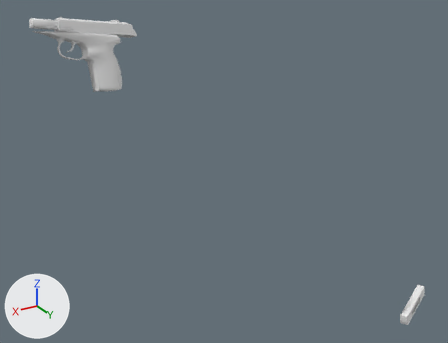
A saved change to the OBJ model Vertex_Animation_Compiler/Assets/Makarov_Pistol_Reload154.obj.
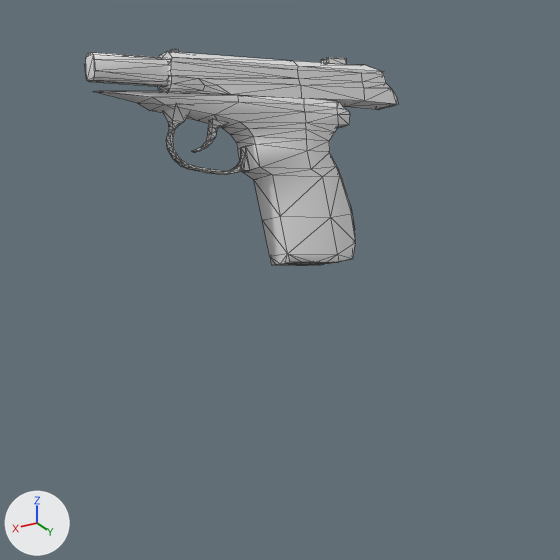
The first picture shows the older version from a 50 mm lens placed at (0.706, 0.891, 0.138), pointed at (0.189, 0.028, -0.293). The close-ups show both versions on the part from 0% to 43% of the width and 0% to 56% of the height of that picture; other places that the commit changed are outside them. Arrows for +X, +Y and +Z are at lower left; the lights stay in place. The close-ups show mesh edges as thin lines. Where no turn or scale is listed for an object, it has been applied to the vertices.

Script lines for the objects in view, before the commit:
```python
me_rest_of_the_gun_sphere = bpy.data.meshes.new('Rest_of_the_gun_Sphere')
me_rest_of_the_gun_sphere.from_pydata(...)  # 272 vertices, 525 faces; spans x 0.311..0.4576, y -0.1358..-0.0811, z -0.1591..-0.0255
me_top_slider_sphere_001 = bpy.data.meshes.new('Top_Slider_Sphere.001')
me_top_slider_sphere_001.from_pydata(...)  # 131 vertices, 237 faces; spans x 0.2783..0.4174, y -0.1438..-0.1078, z -0.0779..-0.0286
ob_rest_of_the_gun_sphere = bpy.data.objects.new('Rest_of_the_gun_Sphere', me_rest_of_the_gun_sphere)
ob_rest_of_the_gun_sphere.location = (0.0, 0.0, 0.0)
ob_top_slider_sphere_001 = bpy.data.objects.new('Top_Slider_Sphere.001', me_top_slider_sphere_001)
ob_top_slider_sphere_001.location = (0.0, 0.0, 0.0)
```
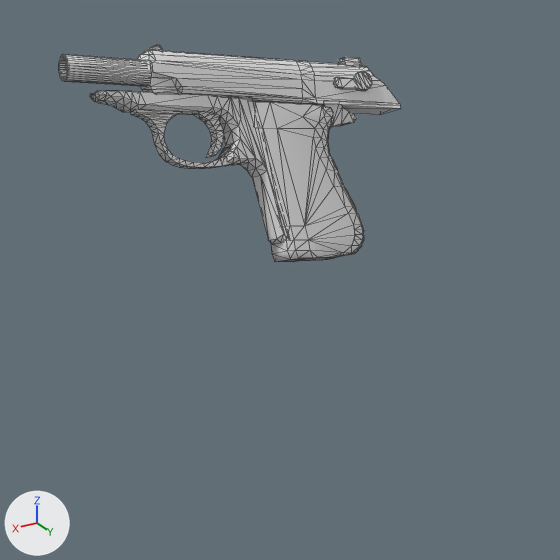
Pixel boxes (x1, y1, x2, y2) of what changed, in the close-ups (560 x 560 px):
'Rest_of_the_gun_Sphere', reshaped (12% wider): before (85, 52, 356, 265); after (59, 54, 364, 262)
'Top_Slider_Sphere.001', reshaped (10% wider, 15% taller): before (157, 49, 398, 110); after (137, 45, 401, 115)
'Rest_of_the_gun_Sphere.001', added: after (90, 91, 357, 244)
part 1 of me_rest_of_the_gun_sphere, rebuilt: before (93, 91, 356, 265); after (248, 101, 364, 262)
part 2 of me_rest_of_the_gun_sphere, rebuilt: before (85, 52, 169, 87); after (59, 54, 149, 87)
part 3 of me_rest_of_the_gun_sphere, added: after (131, 110, 231, 169)
part 4 of me_rest_of_the_gun_sphere, added: after (193, 113, 224, 158)
part 5 of me_rest_of_the_gun_sphere, deleted: before (191, 119, 228, 152)
part 7 of me_top_slider_sphere_001, rebuilt (10% wider, 12% taller): before (157, 52, 398, 110); after (137, 50, 401, 115)
part 8 of me_top_slider_sphere_001, added: after (334, 71, 372, 90)
part 9 of me_top_slider_sphere_001, added: after (338, 57, 361, 66)
part 10 of me_top_slider_sphere_001, added: after (148, 45, 163, 51)
part 11 of me_top_slider_sphere_001, deleted: before (321, 57, 346, 64)

Diff of the bpy script that builds the scene:
```diff
--- a/Vertex_Animation_Compiler/Assets/Makarov_Pistol_Reload154.obj.py
+++ b/Vertex_Animation_Compiler/Assets/Makarov_Pistol_Reload154.obj.py
@@ me_rest_of_the_gun_sphere @@
 # used by ob_rest_of_the_gun_sphere; location = (0.0, 0.0, 0.0)
-me_rest_of_the_gun_sphere.from_pydata(...)  # 272 vertices, 525 faces; spans x 0.311..0.4576, y -0.1358..-0.0811, z -0.1591..-0.0255
+me_rest_of_the_gun_sphere.from_pydata(...)  # 446 vertices, 876 faces; spans x 0.3119..0.4716, y -0.1353..-0.0837, z -0.1554..-0.0254
+# me_rest_of_the_gun_sphere part 1: the loose piece of 212 vertices spanning x 0.311..0.4567, y -0.1358..-0.0811, z -0.1591..-0.0452 is rebuilt with 198 vertices and now spans x 0.3119..0.3742, y -0.1353..-0.0837, z -0.1554..-0.0588
+# me_rest_of_the_gun_sphere part 2: the loose piece of 24 vertices spanning x 0.4081..0.4576, y -0.1288..-0.1092, z -0.049..-0.0255 is rebuilt with 128 vertices and now spans x 0.4087..0.4716, y -0.1285..-0.1099, z -0.0496..-0.0254
+# me_rest_of_the_gun_sphere part 3: a new loose piece of 76 vertices spanning x 0.3851..0.4369, y -0.1196..-0.1022, z -0.0946..-0.0567
+# me_rest_of_the_gun_sphere part 4: a new loose piece of 44 vertices spanning x 0.3866..0.4015, y -0.123..-0.1056, z -0.0887..-0.0569
+# me_rest_of_the_gun_sphere part 5: 36 vertices removed from x 0.3834..0.407, y -0.1178..-0.1056, z -0.0846..-0.0669
+# me_rest_of_the_gun_sphere part 6: the surface is now shaded flat
@@ me_top_slider_sphere_001 @@
 # used by ob_top_slider_sphere_001; location = (0.0, 0.0, 0.0)
-me_top_slider_sphere_001.from_pydata(...)  # 131 vertices, 237 faces; spans x 0.2783..0.4174, y -0.1438..-0.1078, z -0.0779..-0.0286
+me_top_slider_sphere_001.from_pydata(...)  # 222 vertices, 428 faces; spans x 0.2768..0.4282, y -0.1428..-0.1077, z -0.0809..-0.026
+# me_top_slider_sphere_001 part 7: the loose piece of 76 vertices spanning x 0.2783..0.4174, y -0.1438..-0.1078, z -0.0779..-0.0289 is rebuilt with 142 vertices and now spans x 0.2768..0.4282, y -0.1428..-0.1077, z -0.0809..-0.0274
+# me_top_slider_sphere_001 part 8: a new loose piece of 36 vertices spanning x 0.293..0.3175, y -0.1218..-0.1134, z -0.0612..-0.0501
+# me_top_slider_sphere_001 part 9: a new loose piece of 24 vertices spanning x 0.2945..0.306, y -0.1384..-0.1272, z -0.0523..-0.043
+# me_top_slider_sphere_001 part 10: a new loose piece of 20 vertices spanning x 0.4131..0.4214, y -0.1265..-0.1234, z -0.0302..-0.026
+# me_top_slider_sphere_001 part 11: 29 vertices removed from x 0.3041..0.317, y -0.1371..-0.1262, z -0.0496..-0.0416
@@ me_rest_of_the_gun_sphere_001 @@
+me_rest_of_the_gun_sphere_001.from_pydata(...)  # 166 vertices, 324 faces; spans x 0.305..0.458, y -0.136..-0.089, z -0.142..-0.045
@@ ob_rest_of_the_gun_sphere_001 @@
+ob_rest_of_the_gun_sphere_001 = bpy.data.objects.new('Rest_of_the_gun_Sphere.001', me_rest_of_the_gun_sphere_001)
+ob_rest_of_the_gun_sphere_001.location = (0.0, 0.0, 0.0)
```
